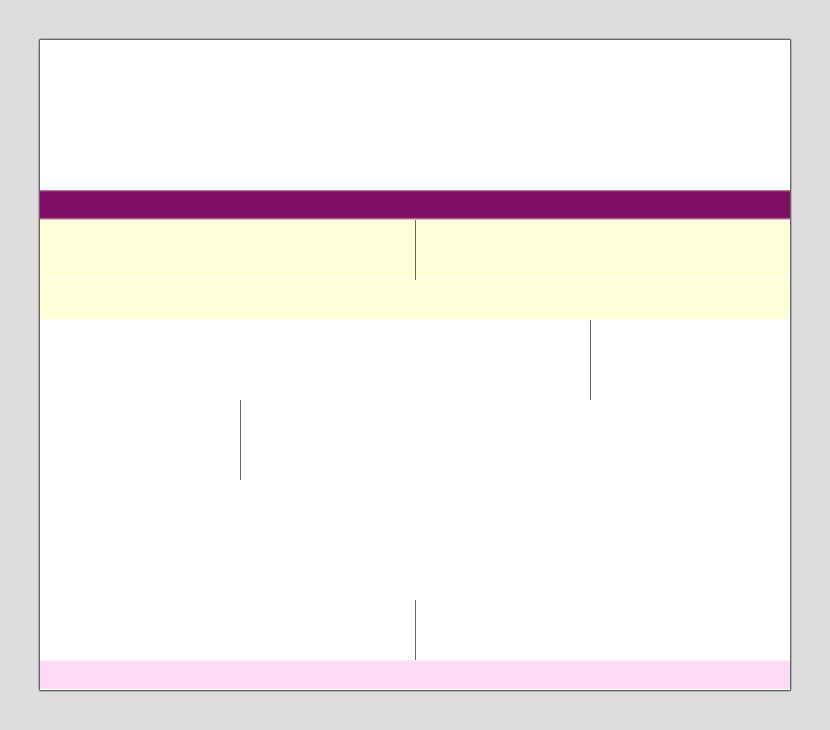
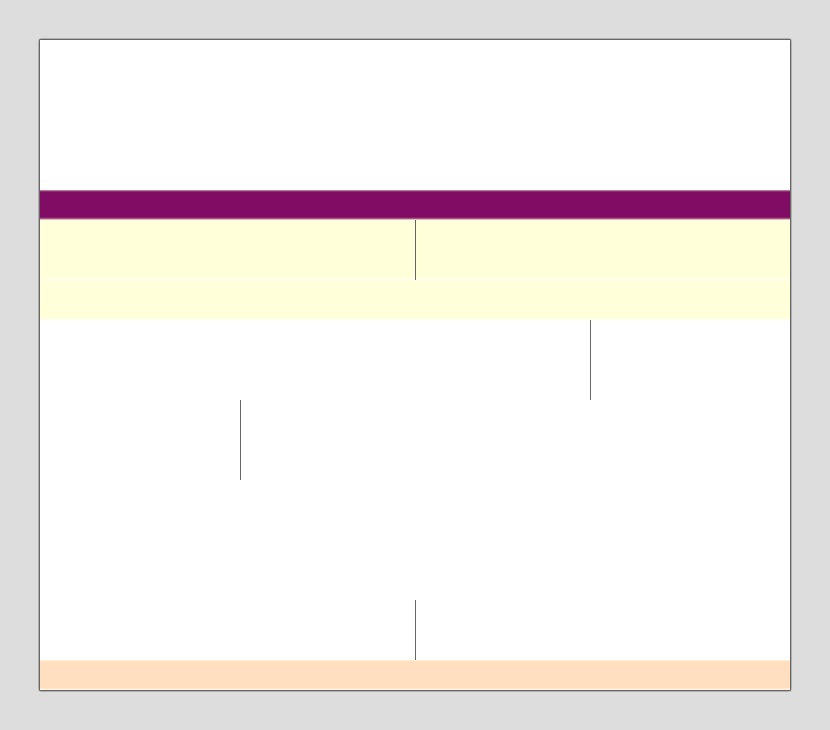
Layers edited between the first and the second 830×730 image:
pixels changed over [40, 660, 790, 690] (layer not identified)
